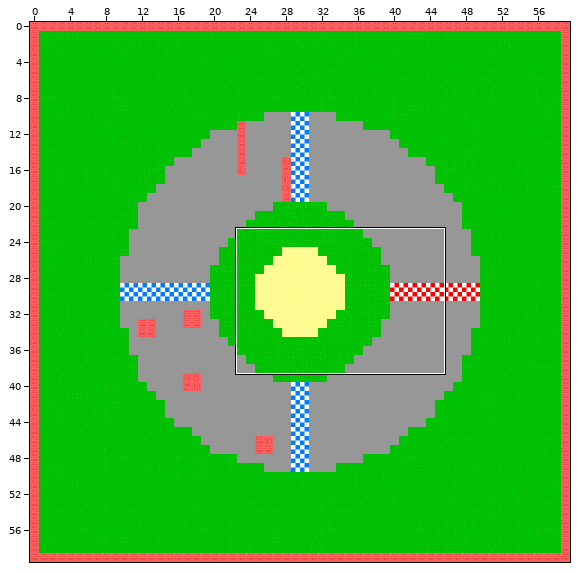
Two versions of a level (Tiled map, data/res/firstMap.tmx). Above: a wide view before the commit, with the close-up outlined.
Close-up. The starting point:
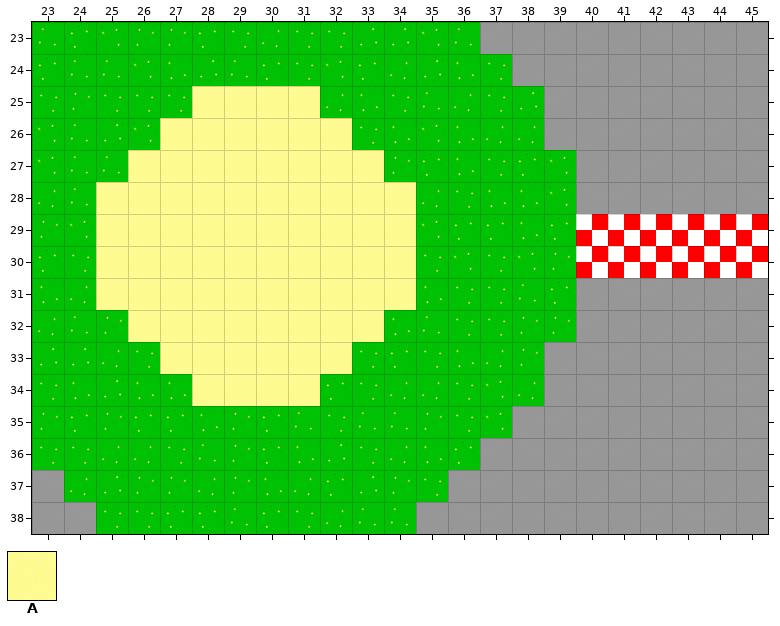
Cells are 128x128 px. Shown: x 23..45, y 23..38.
Key: from "MAPTILESFORT2D": A 19.
_ is an empty cell.
Layers that did not change in this view are not listed.
Layer "sand" before, first column x 23:
23 _______________________
24 _______________________
25 _____AAAA______________
26 ____AAAAAA_____________
27 ___AAAAAAAA____________
28 __AAAAAAAAAA___________
29 __AAAAAAAAAA___________
30 __AAAAAAAAAA___________
31 __AAAAAAAAAA___________
32 ___AAAAAAAA____________
33 ____AAAAAA_____________
34 _____AAAA______________
35 _______________________
36 _______________________
37 _______________________
38 _______________________
The result:
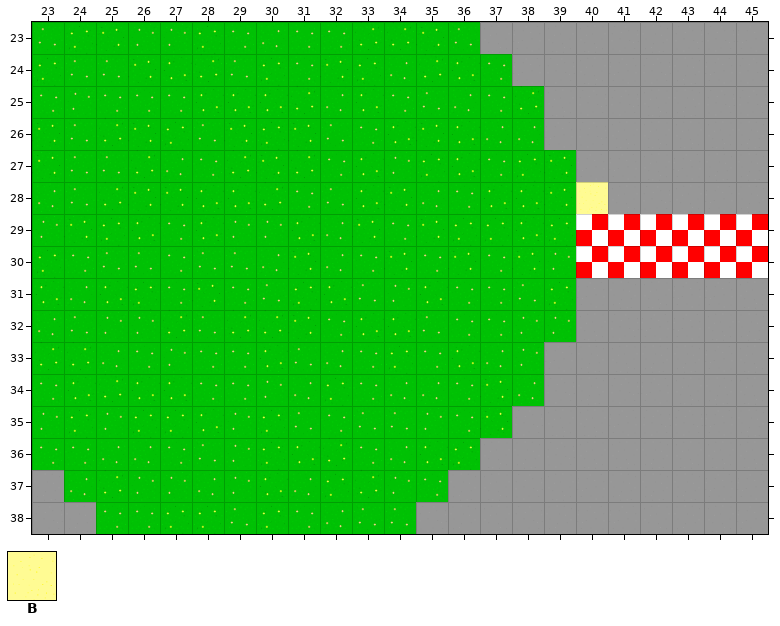
Further tiles: from "MAPTILESFORT2D": B 20.
From old to new:
Changed rows in their new state; . is an unchanged cell.
Layer "sand":
first column x 25:
25 ...____.........
26 ..______........
27 .________.......
28 __________.....B
29 __________......
30 __________......
31 __________......
32 .________.......
33 ..______........
34 ...____.........
Changed places in both close-ups, as pixel boxes (x1, y1, x2, y2):
removed: (96, 86, 416, 406)
added: (576, 182, 608, 214)
